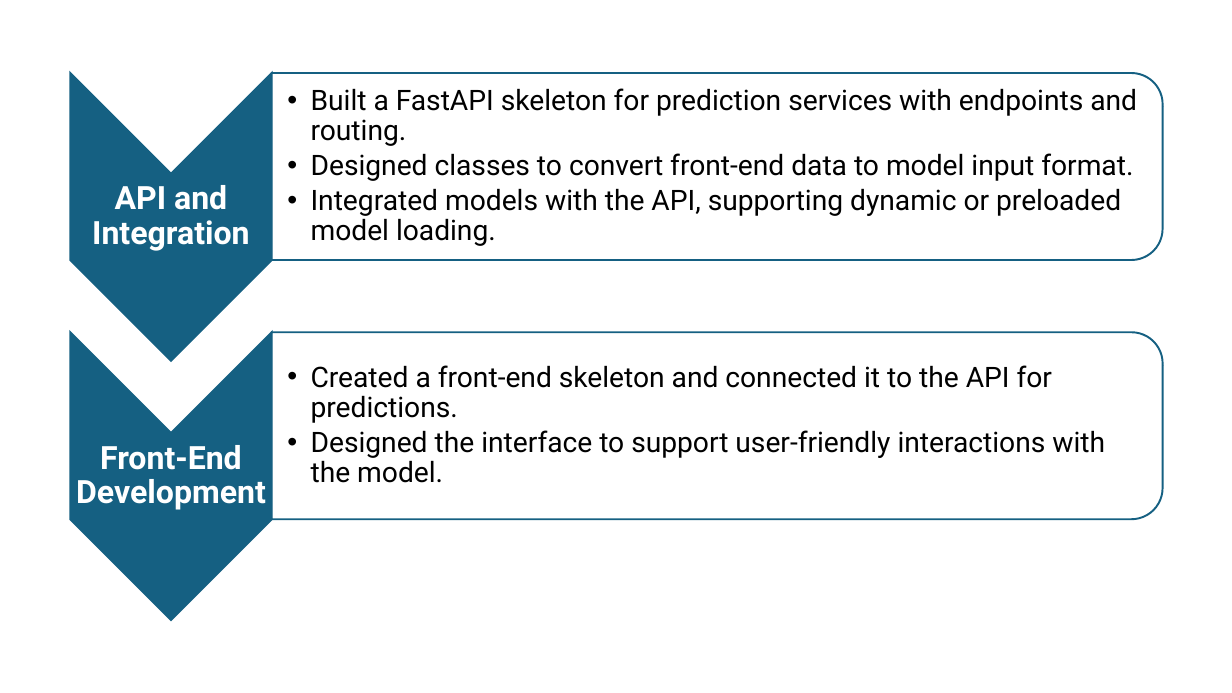
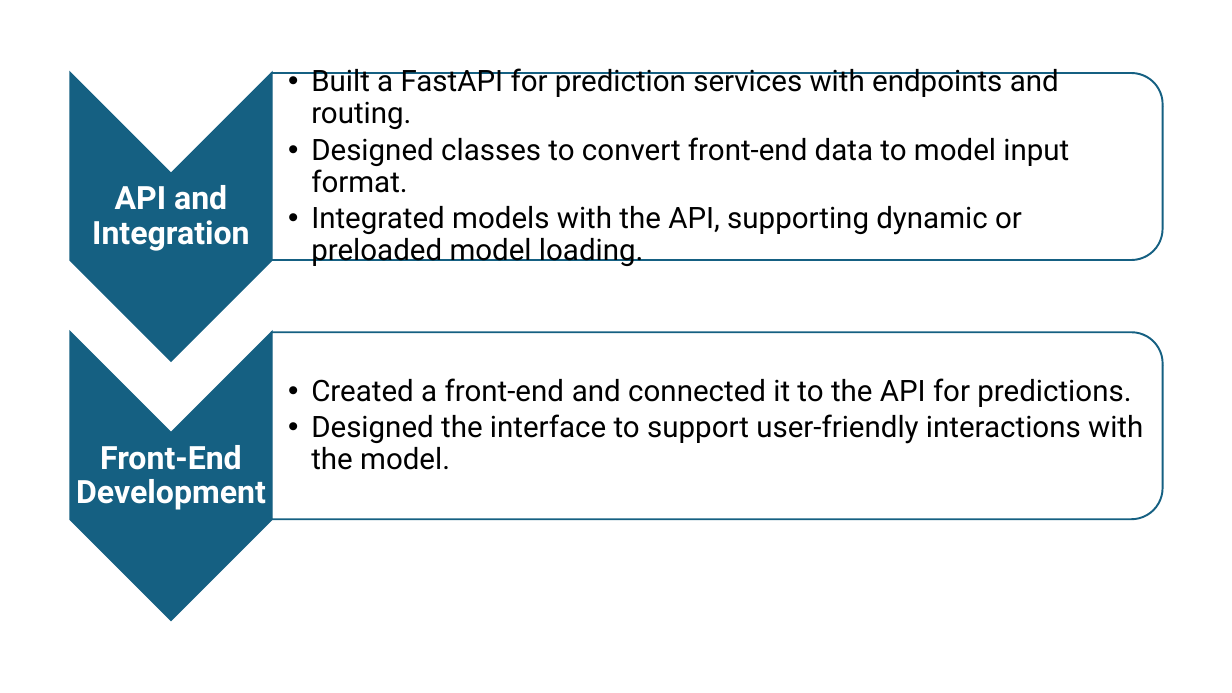
Before and after one commit to marcin-banak/wheel_of_fortune, a slide deck: slide 6 of presentations/Final presentation.pptx. Drawn at 1232x693 pixels with LibreOffice and Linux fonts; fonts in the diff are those of the drawing. Boxes give left, top, right and bottom in pixels: in the first picture for what was removed or moved away, otherwise in the second. Text is boxed around its words. In the diff, an @@ line names an element or a change of style, - is before the commit and + after.

Commit message:
fix: Final presentation

```diff
--- a/presentations/Final presentation.pptx
+++ b/presentations/Final presentation.pptx
@@ text at (311,68,1059,129): text changed; size 22 to 23 pt @@
-  • Built a FastAPI skeleton for prediction services with endpoints and routing.
+  • Built a FastAPI for prediction services with endpoints and routing.
@@ text at (311,137,1069,266): size 22 to 23 pt in "Designed classes to convert front-end data to ...", "Integrated models with the API, supporting dynamic ..." @@
@@ text at (311,378,1131,407): text changed; size 22 to 23 pt @@
-  • Created a front-end skeleton and connected it to the API for predictions.
+  • Created a front-end and connected it to the API for predictions.
@@ text at (311,414,1143,470): size 22 to 23 pt in "Designed the interface to support user-friendly interactions ..." @@
```
Also in this commit, not shown: 3 other slides changed, 1 slide added.
